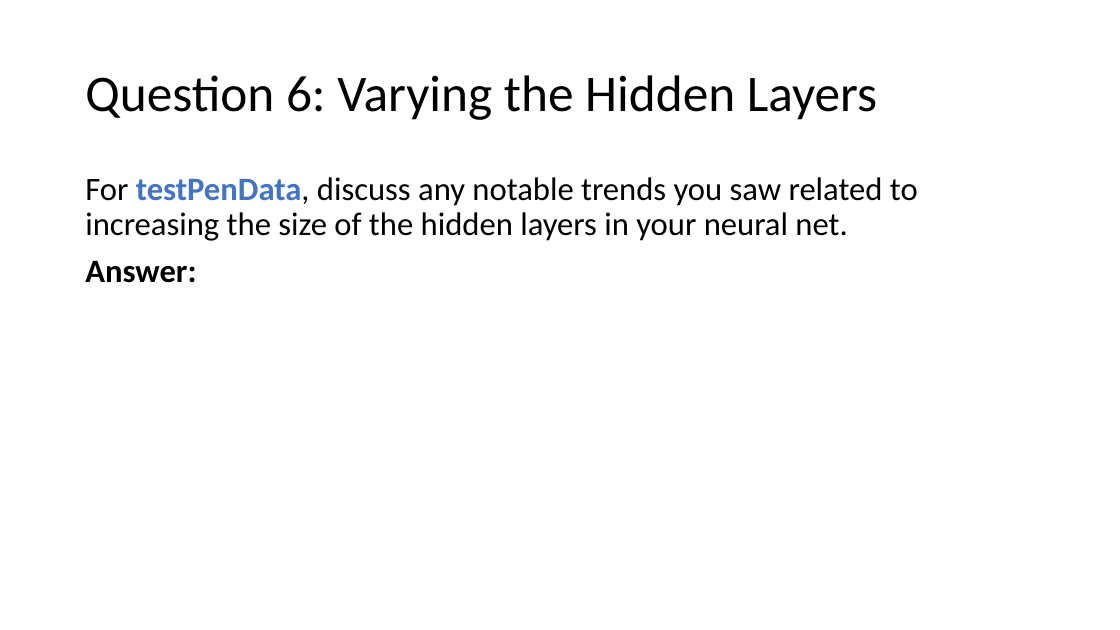
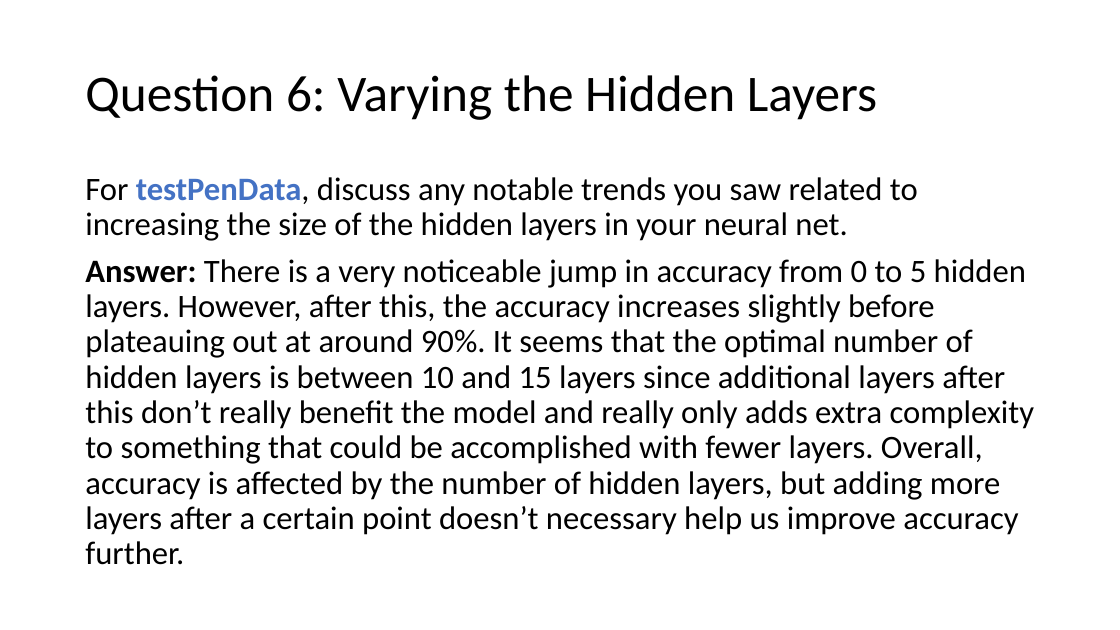
Before and after one commit to Lucas-Luwa/Artificial-Intelligence, a slide deck: slide 5 of Project 4/NeuralNet_report.pptx. Drawn at 1120x630 pixels with LibreOffice and Linux fonts; fonts in the diff are those of the drawing. Boxes give left, top, right and bottom in pixels: in the first picture for what was removed or moved away, otherwise in the second. Text is boxed around its words. In the diff, an @@ line names an element or a change of style, - is before the commit and + after.

```diff
--- a/Project 4/NeuralNet_report.pptx
+++ b/Project 4/NeuralNet_report.pptx
@@ text at [85,259,1034,565]: text changed; bold off @@
-Answer:
+Answer: There is a very noticeable jump in accuracy from 0 to 5 hidden layers. However, after this, the accuracy increases slightly before plateauing out at around 90%. It seems that the optimal number of hidden layers is between 10 and 15 layers since additional layers after this don’t really benefit the model and really only adds extra complexity to something that could be accomplished with fewer layers. Overall, accuracy is affected by the number of hidden layers, but adding more layers after a certain point doesn’t necessary help us improve accuracy further.
```
Also in this commit, not shown: 2 other slides changed, 5 other files.
